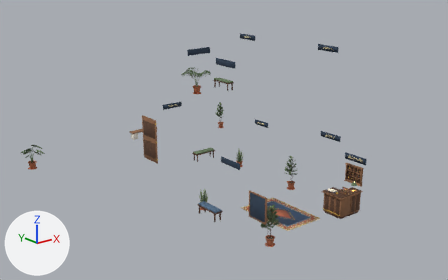
An edit to the FBX model Assets/_TheLivingCanvas/Art/Models/Museum/Museum_Int_Furniture.fbx, drawn before and after from the same camera.
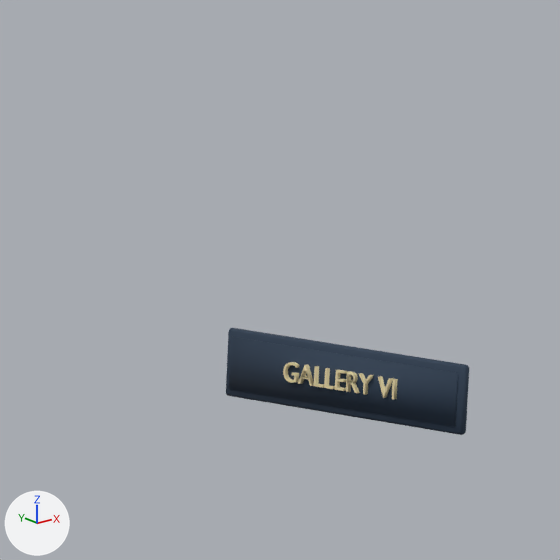
The first picture shows the older version from a 50 mm lens placed at (-17.9, -21.2, 11.9), pointed at (0.6, 2.0, 2.6). The close-ups show the older and then the newer version on the part from 67% to 77% of the width and 6% to 23% of the height of that picture. Only the edits that show in the close-ups are written down. The lights are fixed; the arrows at lower left show +X, +Y and +Z. Where no turn or scale is listed for an object, it has been applied to the vertices. Vertices at exactly the same position are counted once.

The scene before the commit, as lines of its bpy script (objects in view):
```python
me_sign_galleryvi_a = bpy.data.meshes.new('Sign_GalleryVI_A')
me_sign_galleryvi_a.from_pydata(...)  # 564 vertices, 787 faces; spans x -0.058..-0.002, y -0.6..0.6, z -0.131..0.13
# faces by material slot: [62, 725]
me_sign_galleryvi_a.materials.append(mat_m_sign_board)  # dark blue #2b3d51
me_sign_galleryvi_a.materials.append(mat_m_sign_letters)  # beige #e9daa9
ob_sign_galleryvi_a = bpy.data.objects.new('Sign_GalleryVI_A', me_sign_galleryvi_a)
ob_sign_galleryvi_a.location = (2.991, -2.5, 7.55)
```
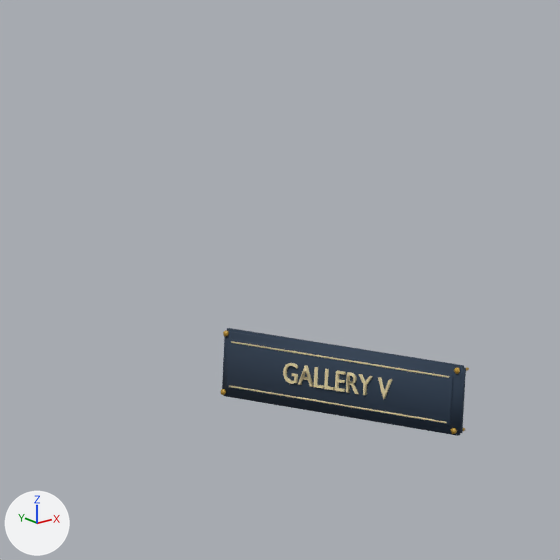
Boxes (x1, y1, x2, y2) around the edits, measured in the close-ups (560 x 560 px; the box of a moved part takes in the faces that stretch with it):
'Sign_GalleryVI_A', reshaped, moved
    before: (226, 328, 469, 435)
    after: (221, 328, 469, 436)
part 1 of me_sign_galleryvi_a, added
    after: (231, 341, 449, 378)
part 2 of me_sign_galleryvi_a, added
    after: (229, 385, 447, 423)
part 3 of me_sign_galleryvi_a, moved or reshaped
    before: (378, 376, 394, 398)
    after: (378, 377, 392, 399)
part 4 of me_sign_galleryvi_a, moved or reshaped
    before: (358, 373, 374, 395)
    after: (358, 374, 373, 395)
part 5 of me_sign_galleryvi_a, moved or reshaped
    before: (346, 371, 360, 393)
    after: (346, 372, 359, 394)
part 6 of me_sign_galleryvi_a, moved or reshaped
    before: (335, 369, 347, 391)
    after: (335, 370, 346, 392)
part 7 of me_sign_galleryvi_a, moved or reshaped
    before: (324, 368, 335, 389)
    after: (324, 369, 335, 390)
part 8 of me_sign_galleryvi_a, moved or reshaped
    before: (314, 366, 324, 388)
    after: (314, 367, 324, 388)
part 9 of me_sign_galleryvi_a, moved or reshaped
    before: (298, 364, 314, 386)
    after: (298, 365, 313, 387)
part 10 of me_sign_galleryvi_a, moved or reshaped
    before: (283, 362, 299, 383)
    after: (283, 363, 298, 384)
part 11 of me_sign_galleryvi_a, rebuilt
    before: (226, 328, 469, 435)
    after: (222, 328, 466, 436)
part 12 of me_sign_galleryvi_a, rebuilt
    before: (229, 337, 458, 427)
    after: (227, 339, 453, 426)
part 13 of me_sign_galleryvi_a, deleted
    before: (392, 379, 398, 399)

Patch to the scene script:
```diff
--- a/Assets/_TheLivingCanvas/Art/Models/Museum/Museum_Int_Furniture.fbx.py
+++ b/Assets/_TheLivingCanvas/Art/Models/Museum/Museum_Int_Furniture.fbx.py
@@ me_sign_galleryvi_a @@
 # used by ob_sign_galleryvi_a; location = (2.991, -2.5, 7.55)
-me_sign_galleryvi_a.from_pydata(...)  # 564 vertices, 787 faces; spans x -0.058..-0.002, y -0.6..0.6, z -0.131..0.13
+me_sign_galleryvi_a.from_pydata(...)  # 694 vertices, 865 faces; spans x -0.071..0.0, y -0.6..0.6, z -0.13..0.13
+# me_sign_galleryvi_a part 1: a new loose piece, a box spanning x -0.0634..-0.0622, y -0.55..0.55, z 0.082..0.088, in mat_m_sign_letters (beige #e9daa9)
+# me_sign_galleryvi_a part 2: a new loose piece, a box spanning x -0.0634..-0.0622, y -0.55..0.55, z -0.088..-0.082, in mat_m_sign_letters (beige #e9daa9)
+# me_sign_galleryvi_a part 3: the loose piece of 14 vertices spanning x -0.058..-0.042, y -0.26..-0.194, z -0.034..0.042 is scaled about its middle by (0.563, 1, 1), then moved by (-0.016, -0.014, 0.0)
+# me_sign_galleryvi_a part 4: the loose piece of 18 vertices spanning x -0.058..-0.042, y -0.163..-0.097, z -0.033..0.042 is scaled about its middle by (0.563, 1, 1), then moved by (-0.016, -0.014, 0.0)
+# me_sign_galleryvi_a part 5: the loose piece of 188 vertices spanning x -0.058..-0.042, y -0.097..-0.039, z -0.033..0.042 is scaled about its middle by (0.563, 1, 1), then moved by (-0.016, -0.014, 0.0)
+# me_sign_galleryvi_a part 6: the loose piece of 24 vertices spanning x -0.058..-0.042, y -0.027..0.017, z -0.033..0.042 is scaled about its middle by (0.563, 1, 1), then moved by (-0.016, -0.014, 0.0)
+# me_sign_galleryvi_a part 7: the loose piece of 12 vertices spanning x -0.058..-0.042, y 0.026..0.071, z -0.033..0.042 is scaled about its middle by (0.563, 1, 1), then moved by (-0.016, -0.014, 0.0)
+# me_sign_galleryvi_a part 8: the loose piece of 12 vertices spanning x -0.058..-0.042, y 0.08..0.125, z -0.033..0.042 is scaled about its middle by (0.563, 1, 1), then moved by (-0.016, -0.014, 0.0)
+# me_sign_galleryvi_a part 9: the loose piece of 22 vertices spanning x -0.058..-0.042, y 0.133..0.206, z -0.033..0.042 is scaled about its middle by (0.563, 1, 1), then moved by (-0.016, -0.014, 0.0)
+# me_sign_galleryvi_a part 10: the loose piece of 204 vertices spanning x -0.058..-0.042, y 0.213..0.282, z -0.034..0.043 is scaled about its middle by (0.563, 1, 1), then moved by (-0.016, -0.014, 0.0)
+# me_sign_galleryvi_a part 11: the loose piece of 54 vertices spanning x -0.037..-0.002, y -0.6..0.6, z -0.131..0.13 is rebuilt with 32 vertices and now spans x -0.055..-0.02, y -0.6..0.6, z -0.13..0.13
+# me_sign_galleryvi_a part 12: the loose piece of 8 vertices spanning x -0.043..-0.037, y -0.57..0.57, z -0.1..0.1 is rebuilt with 24 vertices and now spans x -0.063..-0.054, y -0.565..0.565, z -0.095..0.095
+# me_sign_galleryvi_a part 13: the loose piece of 8 vertices spanning x -0.058..-0.042, y -0.279..-0.268, z -0.033..0.042 is deleted
+# other edits to the shape of me_sign_galleryvi_a do not show in these pictures
 me_sign_galleryvi_a.materials.append(mat_m_sign_board)
 me_sign_galleryvi_a.materials.append(mat_m_sign_letters)
+me_sign_galleryvi_a.materials.append(mat_m_museum_brass)  # yellow #c59b37
@@ ob_sign_galleryvi_a @@
 ob_sign_galleryvi_a = bpy.data.objects.new('Sign_GalleryVI_A', me_sign_galleryvi_a)
-ob_sign_galleryvi_a.location = (2.991, -2.5, 7.55)
+ob_sign_galleryvi_a.location = (2.988, -2.5, 7.55)
```
